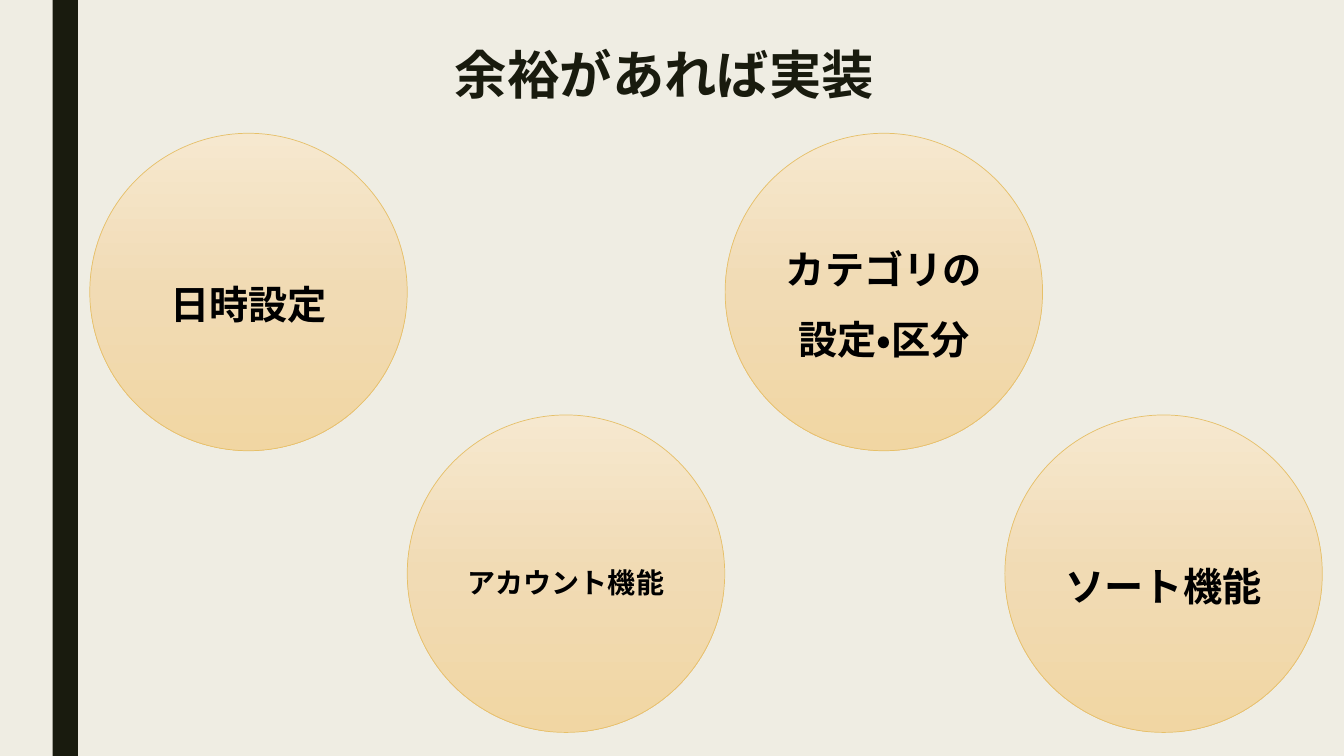
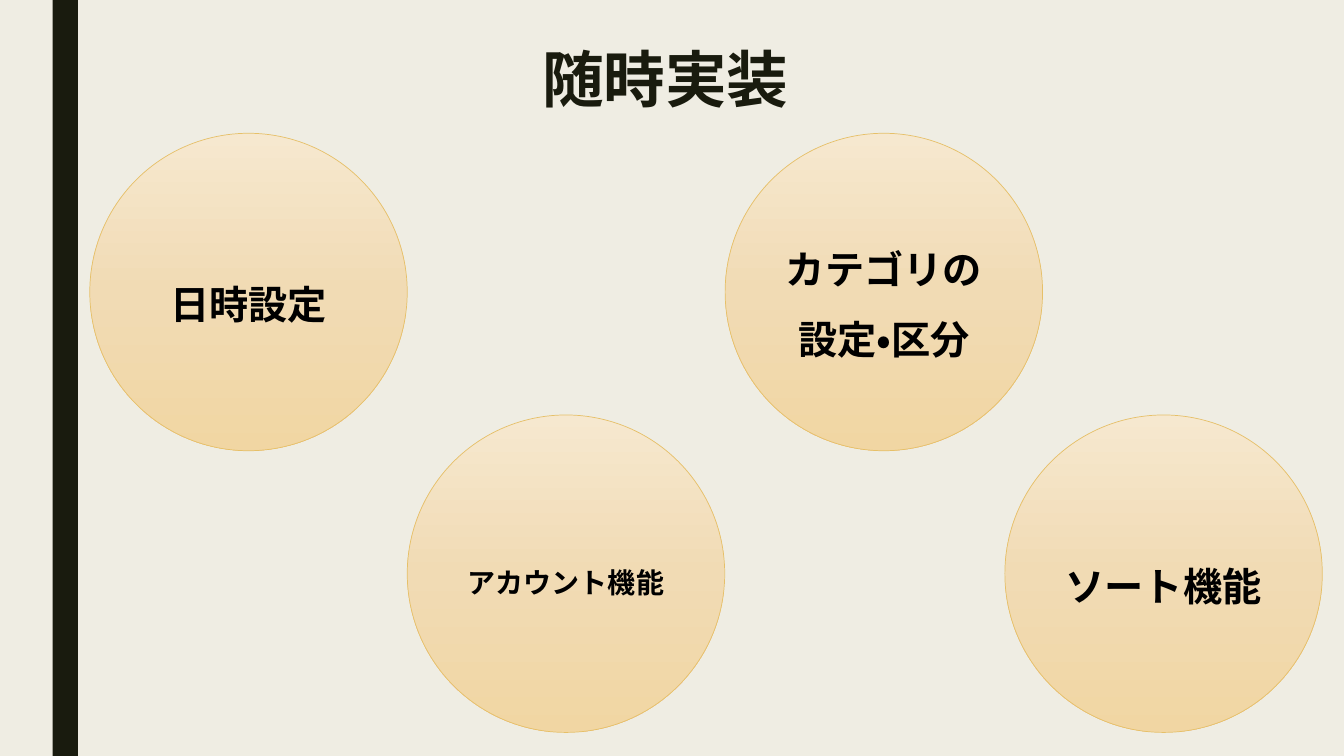
Before and after one commit to utaryu0520/mobile_utagawa2, a slide deck: slide 4 of モバイル授業_todoリスト.pptx. Drawn at 1344x756 pixels with LibreOffice and Linux fonts; fonts in the diff are those of the drawing. Boxes give left, top, right and bottom in pixels: in the first picture for what was removed or moved away, otherwise in the second. Text is boxed around its words. In the diff, an @@ line names an element or a change of style, - is before the commit and + after.

Commit message:
「余裕があれば実装」ページを「随時実装」に改名
「実機説明」「まとめ」「終わり」のページを追加

```diff
--- a/モバイル授業_todoリスト.pptx
+++ b/モバイル授業_todoリスト.pptx
@@ text at bbox=[542, 49, 788, 108]: text changed; size 37.4 to 44 pt @@
-余裕があれば実装
+随時実装
```
Also in this commit, not shown: 2 other slides changed, 3 slides added, 1 other file.
